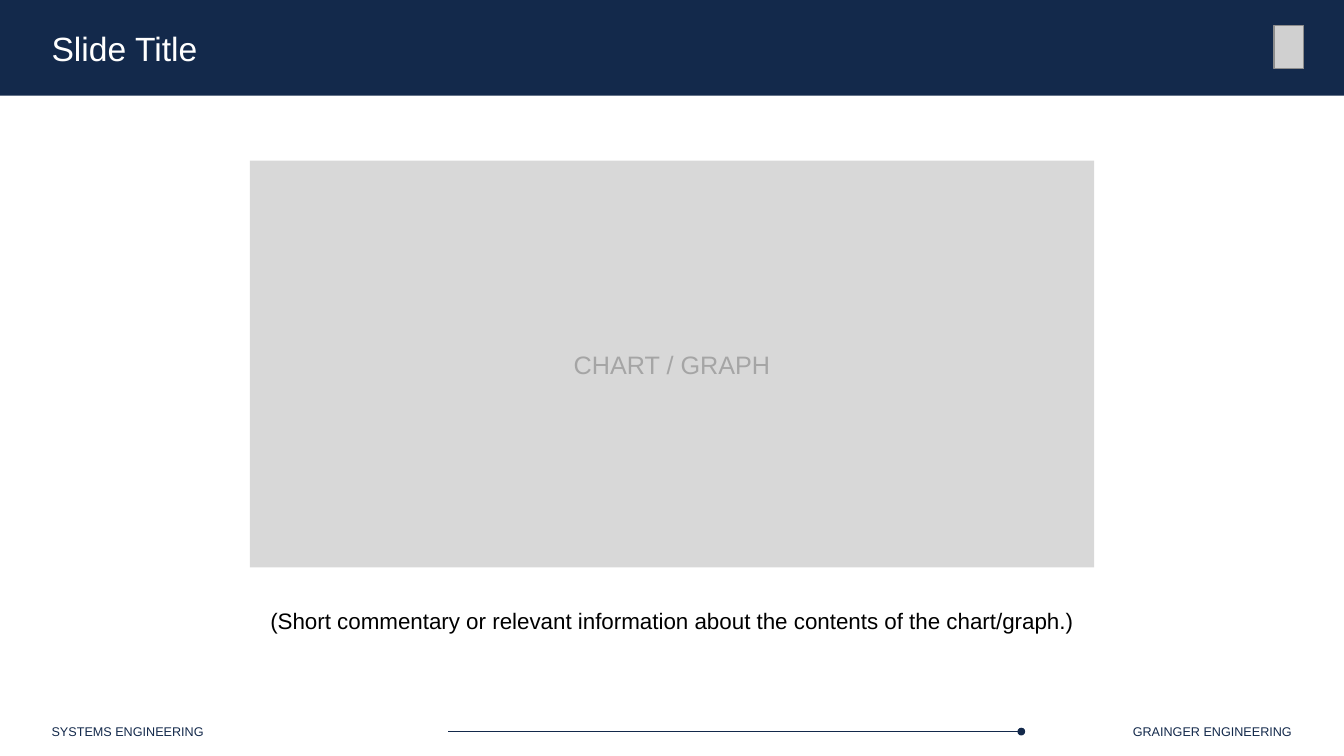
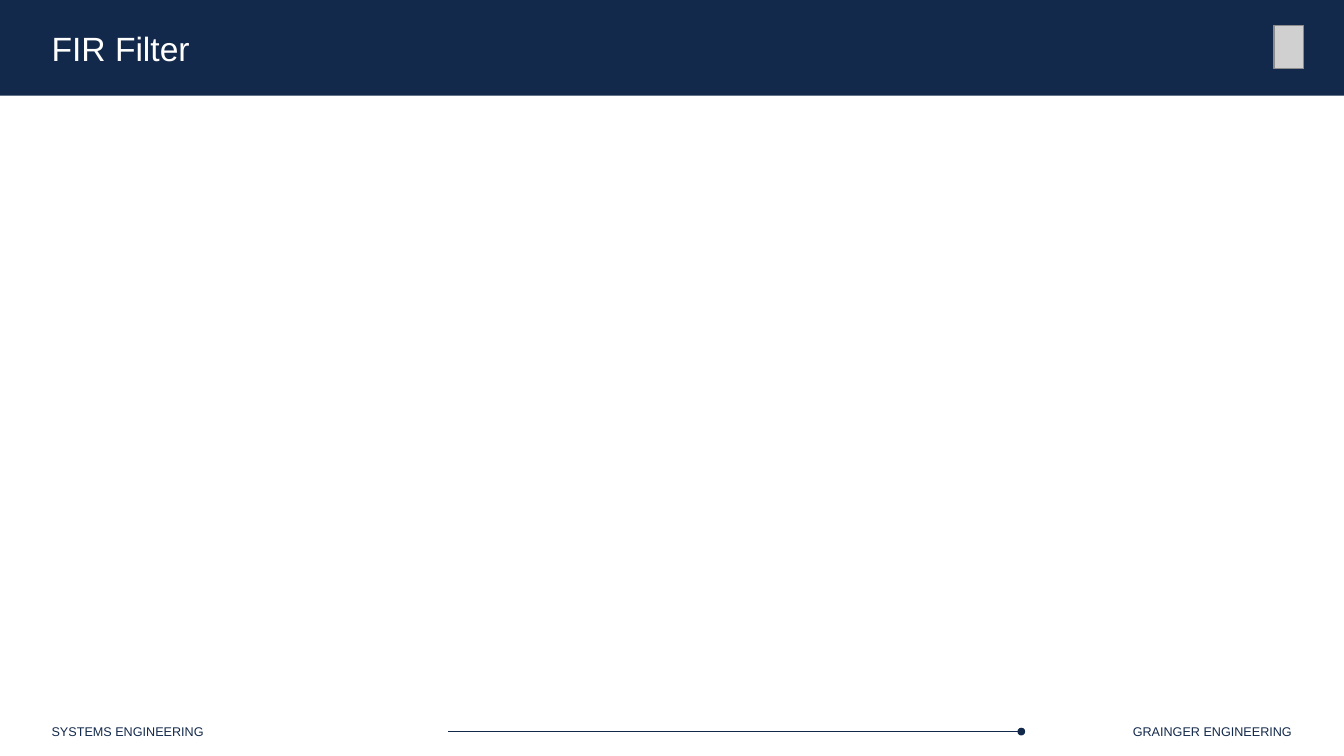
Before and after one commit to Marius-Juston/SE-423---Class-Material, a slide deck: slide 30 of Lectures/Slides/L8-9.pptx (slide 16 before the commit). Drawn at 1344x756 pixels with LibreOffice and Linux fonts; fonts in the diff are those of the drawing; grey boxes stand for pictures. Boxes give left, top, right and bottom in pixels: in the first picture for what was removed or moved away, otherwise in the second. Text is boxed around its words. In the diff, an @@ line names an element or a change of style, - is before the commit and + after.

```diff
--- a/Lectures/Slides/L8-9.pptx
+++ b/Lectures/Slides/L8-9.pptx
@@ text at <box>52,36,190,62</box>: text changed @@
-Slide Title
+FIR Filter
@@ rectangle removed at <box>250,160,1095,567</box> @@
@@ text removed at <box>574,357,771,374</box> @@
-CHART / GRAPH
@@ text removed at <box>270,612,1073,634</box> @@
-(Short commentary or relevant information about the contents of the chart/graph.)
```
Also in this commit, not shown: 4 other slides changed, 31 slides added, 8 slides removed.
